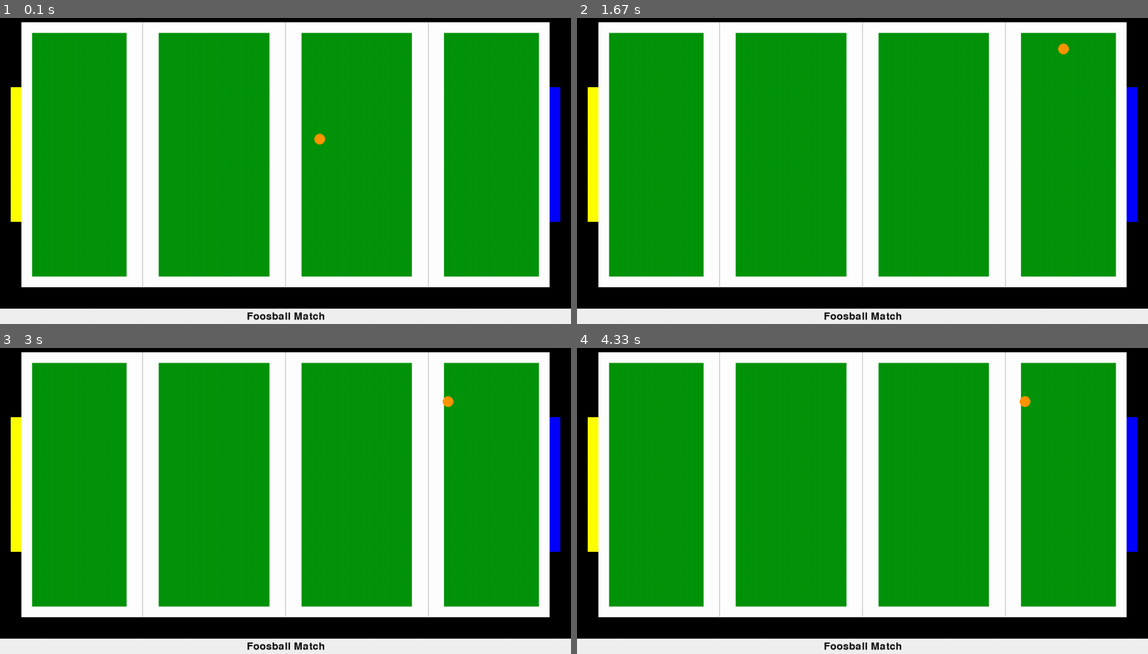
Above: before the commit, frames 1-4 (two rows, left to right).
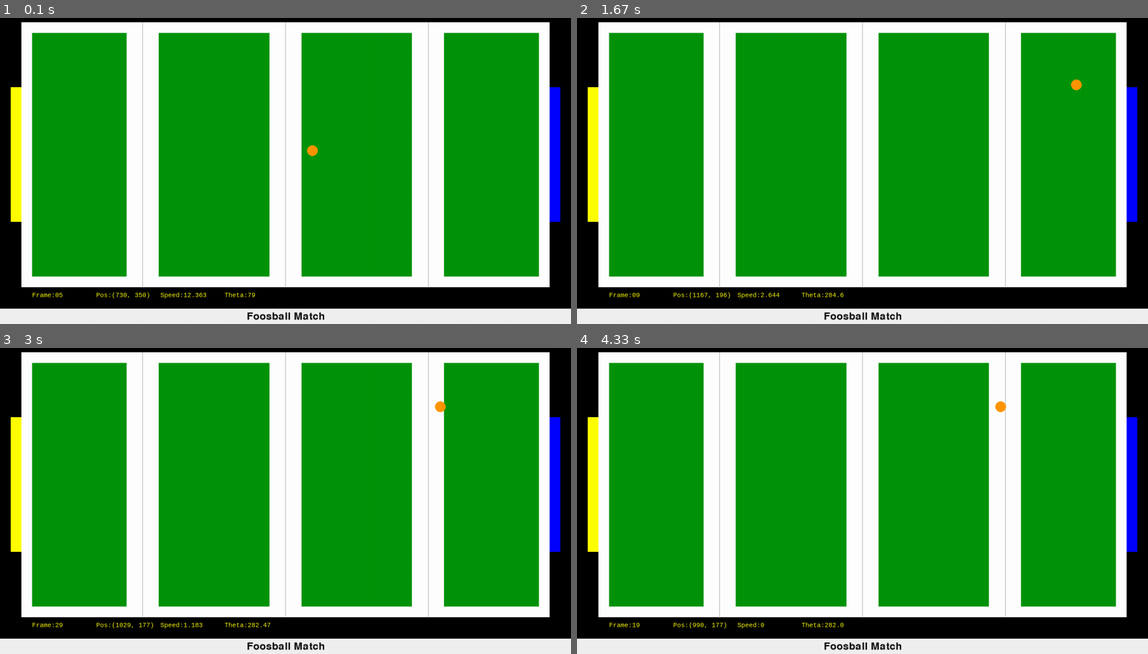
Above: after the commit, the same moments.

Repository: GreatAlexander/Games
Game: pygame game, started from GemTrap/Foosball/main.py
Same seed, same stepped clock (60 frames per second), same inputs: the game is played once before the commit and once after it.
Inputs:
- Up to frame 1 (0.1 s): no input
- Up to frame 2 (1.67 s): no input
- Up to frame 3 (3 s): no input
- Up to frame 4 (4.33 s): no input

The runs differ from the first frame. In frame 1, 0.3% of the frame differs, in the area x 5-57%, y 37-92%; in frame 2, 0.4%, in the area x 5-89%, y 8-92%; in frame 3, 0.4%; in frame 4, 0.3%.

Commit message:
Fixed ball angle + randomness / Created NavExp
Fixed ball angle + randomness / Created Navigation Experiment

Diff:
--- a/GemTrap/Foosball/main.py
+++ b/GemTrap/Foosball/main.py
@@ -19,6 +19,37 @@
 	#  Set Main and Resource directories
 main_dir = os.path.split(os.path.abspath(__file__))[0]
 data_dir = os.path.join(main_dir, 'Resources')
+#==============================================================================
+
+#==============================================================================
+	#  Image / Sound Resource Loader Functions
+def load_image(name, colorkey=None):
+	fullname = os.path.join(data_dir, name)
+	try:
+		image = pygame.image.load(fullname)
+	except pygame.error:
+		print (('Cannot load image:', fullname))
+		raise SystemExit(str(geterror()))
+	#image = image.convert()
+	if colorkey is not None:
+		if colorkey is -1:
+			colorkey = image.get_at((0,0))
+		image.set_colorkey(colorkey, RLEACCEL)
+	return image, image.get_rect()
+
+def load_sound(name):
+	class NoneSound:
+		def play(self): pass
+	if not pygame.mixer or not pygame.mixer.get_init():
+		return NoneSound()
+	fullname = os.path.join(data_dir, name)
+	try:
+		sound = pygame.mixer.Sound(fullname)
+	except pygame.error:
+		print (('Cannot load sound: %s' % fullname))
+		raise SystemExit(str(geterror()))
+	return sound
+#==============================================================================
 
 #==============================================================================
 	# Constant Values
@@ -60,36 +91,6 @@
 Frict = 0.99
 CFrict = 0.55			# Collision Friction
 Margin = 1
-
-
-#==============================================================================
-	#  Image / Sound Resource Loader Functions
-def load_image(name, colorkey=None):
-	fullname = os.path.join(data_dir, name)
-	try:
-		image = pygame.image.load(fullname)
-	except pygame.error:
-		print (('Cannot load image:', fullname))
-		raise SystemExit(str(geterror()))
-	#image = image.convert()
-	if colorkey is not None:
-		if colorkey is -1:
-			colorkey = image.get_at((0,0))
-		image.set_colorkey(colorkey, RLEACCEL)
-	return image, image.get_rect()
-
-def load_sound(name):
-	class NoneSound:
-		def play(self): pass
-	if not pygame.mixer or not pygame.mixer.get_init():
-		return NoneSound()
-	fullname = os.path.join(data_dir, name)
-	try:
-		sound = pygame.mixer.Sound(fullname)
-	except pygame.error:
-		print (('Cannot load sound: %s' % fullname))
-		raise SystemExit(str(geterror()))
-	return sound
 #==============================================================================
 
 	#TODO Implement Character Object properties
@@ -116,6 +117,7 @@
 		self.rect.topleft = (posx, posy)
 		self.speed = 0
 		self.orientation = 0
+		self.cnt = 0
 		#self.touching = 0
 
 
@@ -137,13 +139,40 @@
 
 		self._newpos()
 
+#	def calcangle(oldpos, newpos):
+#		"Calculate angle from 2 x,y cordinates"
+#		xneg = 0
+#		yneg = 0
+#		xdif = oldpos[0] - newpos [0]
+#		ydif = oldpos[1] - newpos[1]
+#
+#		if xdif < 0:
+#			xneg = 1
+#			xdif = abs(xdif)
+#		if ydif < 0:
+#			yneg = 1
+#			ydif = abs(ydif)
+
+
+
+
 	def _newpos(self):
 		"Update speed of ball"
 		currpos = np.matrix(self.rect.center)
-
+		mean = 0
+		dev = 1
+		if self.cnt >= 15  and self.speed != 0:
+			rand = np.random.normal(mean, dev)
+			self.cnt = 0
+		else:
+			rand = 0
+		self.cnt = self.cnt + 1
+		self.orientation = self.orientation + rand
 		#xy = [1, -1]
-		if self.orientation >= 360 or self.orientation <= 0:
-			self.orientation = 0
+		if self.orientation <= 0:
+			self.orientation = 359
+		elif self.orientation >= 360:
+			self.orientation = 1
 		if self.orientation >= 0 and self.orientation < 90:
 			angle = self.orientation
 			xy = [1, -1]
@@ -171,6 +200,7 @@
 #		xmod = self.speed * np.sin(np.deg2rad(angle))
 #		ymod = self.speed * np.cos(np.deg2rad(angle))
 		xymod = np.matrix((xmod*xy[0], ymod*xy[1]))
+		#self.nextpos = currpos + xymod +
 		self.nextpos = currpos + xymod
 
 		if self.nextpos[0, 0] < self.pitch.left or \
@@ -204,7 +234,7 @@
 		self.rect.center = move[0]
 
 		self.speed = self.speed * Frict
-		if self.speed <= 1:
+		if self.speed <= 0.8:
 			self.speed = 0
 
 	def _move(self, dirxy):
@@ -439,7 +469,7 @@
 
 	# Other variables
 
-	#frame = 0				# Current Frame
+	frame = 0				# Current Frame
 	#gembound = 30			# Collision boundary around gems
 	#catboundx = 60			# Collision boundary around catx
 	##catboundy = 35			# Collision boundary around caty
@@ -447,15 +477,15 @@
 
 	#self.loop()
 
-	#def fpsshow(name, y, fr=None):
-		#''' Show current frame on screen '''
-		#myfont = pygame.font.SysFont("monospace", 15)
-		#if fr != None:
-			#text = myfont.render(name + ':' + str(fr), 1, (255, 255, 0))
-			#self.surface.blit(text, (10, y * 15 - 5))
-		#else:
-			#text = myfont.render(name, 1, (255, 255, 0))
-			#self.surface.blit(text, (10, y * 15 - 5))
+	def fpsshow(name, x, fr=None):
+		''' Show current frame on screen '''
+		myfont = pygame.font.SysFont("monospace", 15)
+		if fr != None:
+			text = myfont.render(name + ':' + str(fr), 1, (255, 255, 0))
+			screen.blit(text, (x * 15, Pitch[1] - Wallwidth + 10))
+		else:
+			text = myfont.render(name, 1, (255, 255, 0))
+			screen.blit(text, (x * 15, Pitch[1] - Wallwidth + 10))
 
 	#def game_exit(self):
 		#exit()
@@ -568,23 +598,7 @@
 
 		## FPS & Other UPDATE
 
-		#frame += 1
-		#fpsshow('Frame', 1, frame)
-		#fpsshow('Boy', 2, boyc)
-		#fpsshow('Cat', 3, catc)
-		#fpsshow('Catmoves', 4, catmoves)
-		#fpsshow('Cstep', 5, cstep)
-		#fpsshow('Gems', 6, gemobt)
-		#fpsshow('Gem4', 7, gemc[0])
-		#if dead:
-			#fpsshow('You are DEAD!', 8)
-		#else:
-			#fpsshow('Still Alive', 8)
-
-		#fpsshow('Dead', 8, dead)
-
-		#if frame == 30:
-			#frame = 0
+
 
 		# Update movement ticker
 		#if boymoves > 0:
@@ -609,8 +623,8 @@
 		#rocksprite.update()
 		if once == 1:
 			once = 0
-			pushspeed = 18
-			pushorient = 65
+			pushspeed = np.random.randint(10, 26)
+			pushorient = np.random.randint(0, 360)
 
 		ballsprite.update(dirxy, pushspeed, pushorient, bnc, mv, psh)
 
@@ -623,6 +637,15 @@
 		#rocksprite.draw(screen)
 		#herosprite.draw(screen)
 
+		frame += 1
+		fpsshow('Frame', 5, "%02d" % frame)
+		fpsshow('Pos', 15, ball.rect.center)
+		fpsshow('Speed', 25, np.around(ball.speed, 3))
+		fpsshow('Theta', 35, np.around(ball.orientation, 2))
+
+		if frame == 30:
+			frame = 0
+
 		pygame.display.flip()
 
 		if pygame.event.peek (QUIT):
@@ -631,5 +654,10 @@
 	pygame.quit()
 	sys.exit()
 
+#==============================================================================
+	# Run if called
+
 if __name__ == '__main__':
 	main()
+
+#==============================================================================
--- a/GemTrap/NavigationExp1/main.py
+++ b/GemTrap/NavigationExp1/main.py
@@ -19,12 +19,72 @@
 	#  Set Main and Resource directories
 main_dir = os.path.split(os.path.abspath(__file__))[0]
 data_dir = os.path.join(main_dir, 'Resources')
+#==============================================================================
 
+#==============================================================================
+	#  Image / Sound Resource Loader Functions
+def load_image(name, colorkey=None):
+	fullname = os.path.join(data_dir, name)
+	try:
+		image = pygame.image.load(fullname)
+	except pygame.error:
+		print (('Cannot load image:', fullname))
+		raise SystemExit(str(geterror()))
+	#image = image.convert()
+	if colorkey is not None:
+		if colorkey is -1:
+			colorkey = image.get_at((0,0))
+		image.set_colorkey(colorkey, RLEACCEL)
+	return image, image.get_rect()
+
+def load_sound(name):
+	class NoneSound:
+		def play(self): pass
+	if not pygame.mixer or not pygame.mixer.get_init():
+		return NoneSound()
+	fullname = os.path.join(data_dir, name)
+	try:
+		sound = pygame.mixer.Sound(fullname)
+	except pygame.error:
+		print (('Cannot load sound: %s' % fullname))
+		raise SystemExit(str(geterror()))
+	return sound
+#==============================================================================
+
+#==============================================================================
+	# Constant Values
+
+
+#==============================================================================
+
+
+#==============================================================================
+	#  Game Object Classes
+
+
+#==============================================================================
+	# Main Process
+def main():
+	"""this function is called when the program starts. It initializes everything it needs, then runs in a loop until the function returns."""
+
+	# Initialize Everything
+	pygame.init()
+
+#==============================================================================
+	# Main Loop
+	going = True
+	while going:			# Main game loop
+		clock.tick(60)
 		if pygame.event.peek (QUIT):
 			going = False  # Be IDLE friendly
 
 	pygame.quit()
 	sys.exit()
 
+#==============================================================================
+	#  Run if called
+
 if __name__ == '__main__':
 	main()
+
+#==============================================================================
